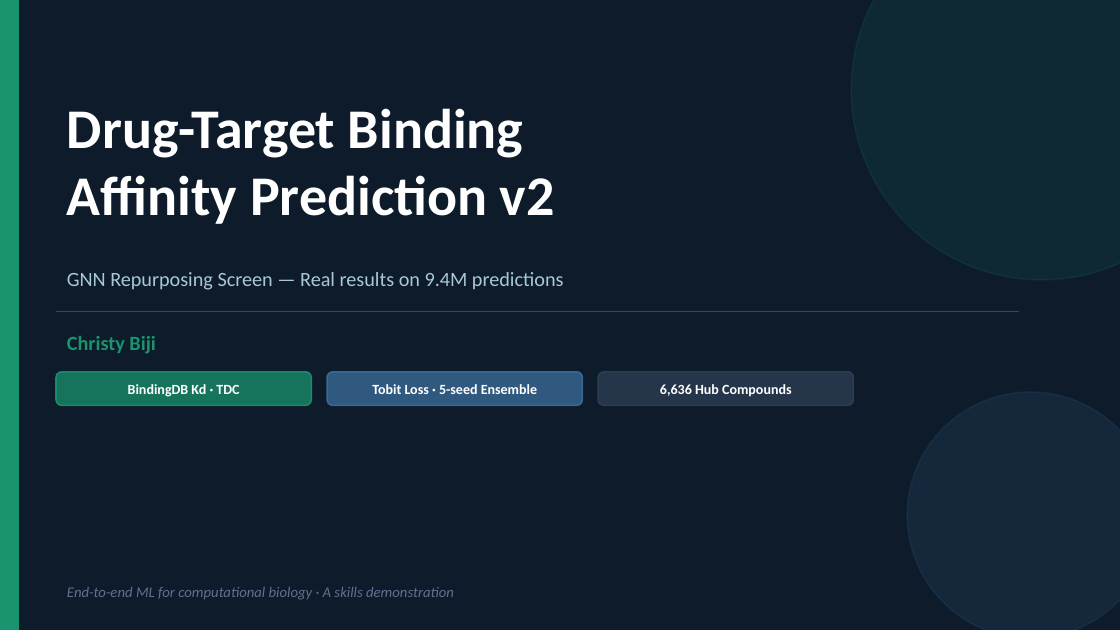
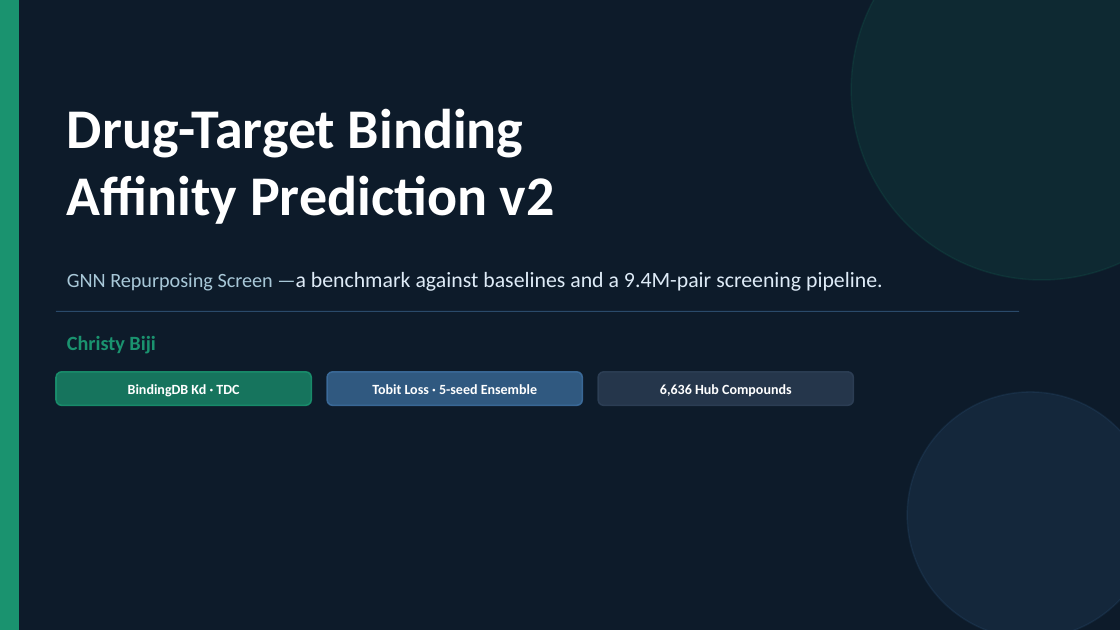
Before and after one commit to christybiji/gnn-dti-repurposing, a slide deck: slide 1 of docs/GNN_DTI_slides.pptx. Drawn at 1120x630 pixels with LibreOffice and Linux fonts; fonts in the diff are those of the drawing. Boxes give left, top, right and bottom in pixels: in the first picture for what was removed or moved away, otherwise in the second. Text is boxed around its words. In the diff, an @@ line names an element or a change of style, - is before the commit and + after.

Commit message:
Update slides

```diff
--- a/docs/GNN_DTI_slides.pptx
+++ b/docs/GNN_DTI_slides.pptx
@@ text at box(67, 272, 883, 291): text changed; size 13 to 14 pt; text colour #A8C8D8 to #DEEBF7 @@
-GNN Repurposing Screen — Real results on 9.4M predictions
+GNN Repurposing Screen —a benchmark against baselines and a 9.4M-pair screening pipeline.
@@ text removed at box(67, 587, 454, 600) @@
-End-to-end ML for computational biology · A skills demonstration
```
Also in this commit, not shown: 2 other slides changed.
